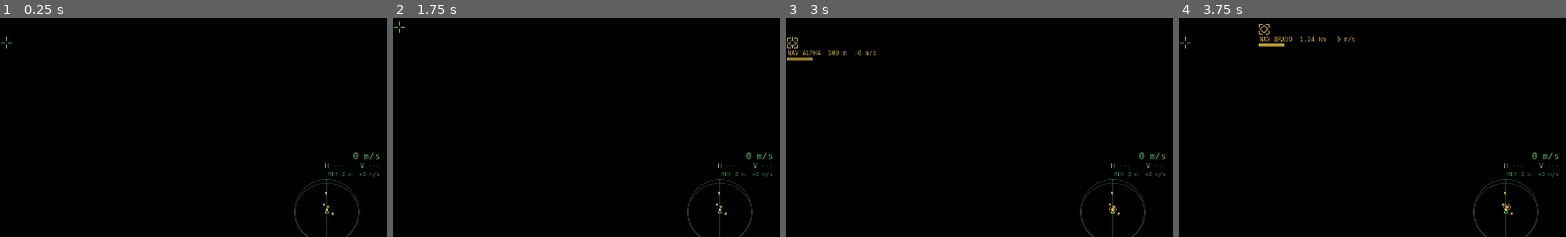
Above: before the commit, frames 1-4 (left to right).
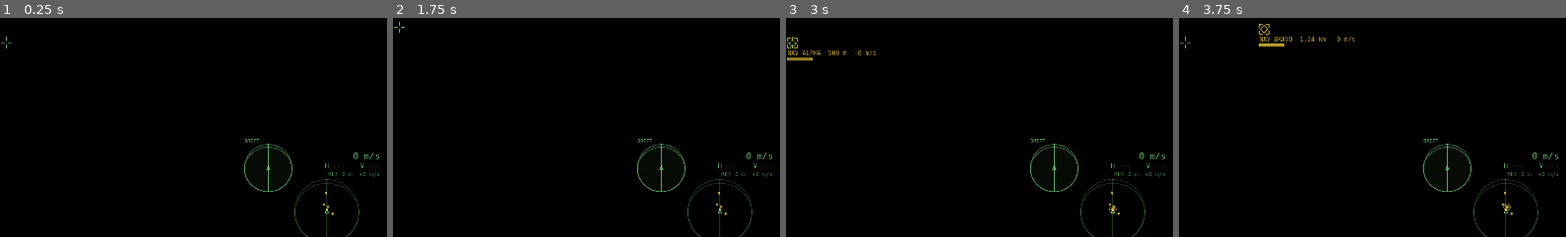
Above: after the commit, the same moments.

Repository: jrssae/space-combat-sim
Game: Godot game, scene res://src/game/main.tscn
The game is run twice, just before and just after one commit, with the same random seed, the same clock (stepped at 60 frames per second) and the same inputs.
Inputs (mouse positions are % of the whole screen's width and height, from its top left):
- Up to frame 1 (0.25 s): no input
- Up to frame 2 (1.75 s): tap Enter at 0.5 s; move the mouse to (56, 49) at 0.52 s; hold K (pitch_up) from 0.53 s (still down); tap Shift (autotrack) at 0.6 s; click (56, 49) at 0.67 s; tap Backspace (reset_ship) at 1.25 s; move the mouse to (46, 50) at 1.27 s; tap Middle mouse button (camera_look) at 1.35 s
- Up to frame 3 (3 s): keep holding K (pitch_up); tap Backspace (reset_ship) at 2, 2.75 s; move the mouse to (53, 48) at 2.02 s; tap Space (fire) at 2.1 s; move the mouse to (50, 51) at 2.77 s; tap P (target_ahead) at 2.85 s; click (50, 51) at 2.92 s
- Up to frame 4 (3.75 s): keep holding K (pitch_up); tap Backspace (reset_ship) at 3.5 s; move the mouse to (58, 51) at 3.52 s; tap U (target_next) at 3.6 s
The pictures show only the part of the screen within x 50-100%, y 41-91%; the shares and areas given below are measured in that part.

The runs differ from the first frame. In frame 1, 0.4% of the frame differs, in the area x 63-76%, y 55-80%; in frame 2, 0.4%; in frame 3, 0.4%; in frame 4, 0.4%.

Commit message:
M2.1-T08: always-visible drift sphere replaces the in-world velocity marker
Co-Authored-By: Claude Sonnet 5.5 <noreply@anthropic.com>

Diff:
--- a/src/autoload/settings_schema.gd
+++ b/src/autoload/settings_schema.gd
@@ -49,6 +49,8 @@
 		"doc": "How opaque the HUD is in the chase view (the cockpit view always draws it fully)"},
 	&"cockpit_light_energy": {"type": TYPE_FLOAT, "default": 1.6, "min": 0.0, "max": 8.0,
 		"doc": "Brightness of the cabin lamp that lights the cockpit frame in the first-person view (applies on the next spawn)"},
+	&"hud_velocity_marker": {"type": TYPE_BOOL, "default": false,
+		"doc": "Also draw the prograde / retrograde marker in the world (it is only on screen when you fly near your nose); the drift sphere is always drawn"},
 	&"show_fps": {"type": TYPE_BOOL, "default": false,
 		"doc": "Show the console FPS counter"},
 	&"console_enabled": {"type": TYPE_BOOL, "default": true,
--- a/src/game/main.gd
+++ b/src/game/main.gd
@@ -234,6 +234,7 @@
 	input.own_position = ship.global_position
 	input.own_basis = ship.global_basis
 	input.own_velocity = ship.linear_velocity
+	input.show_velocity_marker = bool(Settings.get_value(&"hud_velocity_marker"))
 	input.has_reference = true
 	input.reference_position = world.universe_to_local(_spawn_position)  # the launch point, for now
 	input.tracking = ship.get_flight_output().tracking
--- a/src/hud/hud.gd
+++ b/src/hud/hud.gd
@@ -4,7 +4,7 @@
 ## every frame. Layer 40, below the debug overlay (50). This node only draws: `Main` sets `input_provider`, a Callable
 ## returning this frame's `HudInput`; `settings.show_hud` shows or hides it. Console provider `hud`.
 ##
-## Elements: boresight cross, prograde circle with wings or retrograde circle with a cross, target box (corner brackets) with
+## Elements: boresight cross, (optionally, `settings.hud_velocity_marker`) a prograde circle with wings or retrograde circle with a cross, the drift sphere by the speed readout, target box (corner brackets) with
 ## name, range, closing speed and a hull bar, an edge arrow for an off-screen target, the lead diamond, a status line top
 ## centre; bottom edge: speed (centre) with the direction of travel against the nose (horizontal then vertical degrees) and the
 ## range and closing speed to the reference point, hull bar (left) with the ship's damage silhouette above it, a fuel bar
@@ -94,6 +94,7 @@
 		_draw_grid(f, s, w)
 		_draw_gauges(f, s, w)
 		_draw_radar(f, s, w)
+		_draw_drift_sphere(f, s, w)
 		_draw_silhouette(f.own_layout, f.own_zones, f.own_silhouette_rect, "YOU", w)
 		_draw_silhouette(f.target_layout, f.target_zones, f.target_silhouette_rect, f.target_name, w)
 		if f.tracking:
@@ -227,6 +228,38 @@
 		_bar(f.charge_rect, f.charge_fraction, LINE_COLOR, w)
 		_text("CHARGE  %s" % f.fire_mode.to_upper(), f.charge_rect.position + Vector2(0.0, -6.0 * s), 14.0 * s, LINE_COLOR)
 
+	# --- drift sphere -------------------------------------------------------------------------------------------------
+
+	# A small sphere in the ship's frame (nose up the screen, as the radar's) with your ship at the centre and an arrow along the
+	# direction you are travelling: along the nose when you fly straight, off to the side when you drift, pointing at you (a short
+	# stalk to the equator tells above from below) when you back up. Always drawn; a dot at the centre while you are at rest.
+	func _draw_drift_sphere(f: HudFrame, s: float, w: float) -> void:
+		var c: Vector2 = f.drift_centre
+		var r: float = f.drift_radius_px
+		if r <= 0.0:
+			return
+		var dim := Color(LINE_COLOR.r, LINE_COLOR.g, LINE_COLOR.b, 0.55)
+		draw_circle(c, r, Color(LINE_COLOR.r, LINE_COLOR.g, LINE_COLOR.b, 0.06))
+		draw_arc(c, r, 0.0, TAU, 40, dim, w)
+		_ring(c, r, dim, w * 0.9, 0)
+		_ring(c, r, dim, w * 0.9, 1)
+		draw_polyline(PackedVector2Array([c + Vector2(0.0, -6.0 * s), c + Vector2(4.0 * s, 5.0 * s), c + Vector2(-4.0 * s, 5.0 * s), c + Vector2(0.0, -6.0 * s)]), LINE_COLOR, w * 0.75)
+		_text("DRIFT", c + Vector2(-r, -r - 4.0 * s), 12.0 * s, LINE_COLOR)
+		if f.drift_dir == Vector3.ZERO:
+			return
+		var tip_point: Vector3 = f.drift_dir * 0.92
+		var tip: Vector2 = RadarModel.to_screen(tip_point, c, r)
+		var foot: Vector2 = RadarModel.to_screen(Vector3(tip_point.x, tip_point.y, 0.0), c, r)
+		draw_line(foot, tip, Color(LINE_COLOR.r, LINE_COLOR.g, LINE_COLOR.b, 0.45), w * 0.5)
+		draw_line(c, tip, LINE_COLOR, w * 2.0)
+		var along: Vector2 = (tip - c).normalized() if tip.distance_to(c) > 0.5 else Vector2.UP
+		var side := Vector2(-along.y, along.x)
+		var head: float = 10.0 * s
+		draw_colored_polygon(PackedVector2Array([tip, tip - along * head + side * head * 0.45, tip - along * head - side * head * 0.45]), LINE_COLOR)
+		# Where you have come from: a small open circle on the far side.
+		var back: Vector2 = RadarModel.to_screen(-tip_point * 0.8, c, r)
+		draw_arc(back, 3.0 * s, 0.0, TAU, 12, dim, w * 0.75)
+
 	# --- damage silhouettes -----------------------------------------------------------------------------------------
 
 	# The outline of a ship's main components in `rect`, each filled by how badly it is hurt (green untouched, then yellow,
--- a/src/hud/hud_frame.gd
+++ b/src/hud/hud_frame.gd
@@ -26,6 +26,11 @@
 var velocity_h_deg: float = 0.0
 var velocity_v_deg: float = 0.0
 var velocity_angles_valid: bool = false
+## The drift sphere (bottom right, by the speed readout): a ship-frame sphere with an arrow along the direction of travel, always
+## drawn. `drift_dir` is the unit direction in radar space (X right, Y forward, Z up; zero when the ship is not moving).
+var drift_centre: Vector2 = Vector2.ZERO
+var drift_radius_px: float = 0.0
+var drift_dir: Vector3 = Vector3.ZERO
 ## The reference point: distance to it, and the rate at which that distance closes (+ = approaching), m/s.
 var reference_valid: bool = false
 var reference_range_m: float = 0.0
--- a/src/hud/hud_input.gd
+++ b/src/hud/hud_input.gd
@@ -21,6 +21,8 @@
 var reference_position: Vector3 = Vector3.ZERO
 var reference_velocity: Vector3 = Vector3.ZERO
 var has_reference: bool = false
+## Draw the in-world prograde / retrograde marker (`settings.hud_velocity_marker`; the drift sphere is always drawn).
+var show_velocity_marker: bool = true
 ## Auto-track is holding the nose on the lead point.
 var tracking: bool = false
 var muzzle_position: Vector3 = Vector3.ZERO
--- a/src/hud/hud_layout.gd
+++ b/src/hud/hud_layout.gd
@@ -74,7 +74,7 @@
 	f.speed_mps = input.own_velocity.length()
 	f.tracking = input.tracking
 	_velocity_readout(input, f)
-	if f.speed_mps < MIN_SPEED_FOR_MARKER_MPS:
+	if f.speed_mps < MIN_SPEED_FOR_MARKER_MPS or not input.show_velocity_marker:
 		return
 	var heading: Vector3 = input.own_velocity / f.speed_mps
 	var prograde: Dictionary = project(input, input.own_position + heading * BORESIGHT_RANGE_M)
@@ -92,6 +92,7 @@
 # The speed with its direction against the nose, and the reference point's range and closing speed.
 static func _velocity_readout(input: HudInput, f: HudFrame) -> void:
 	if f.speed_mps >= MIN_SPEED_FOR_MARKER_MPS:
+		f.drift_dir = RadarModel.radar_direction(input.own_basis.transposed() * input.own_velocity)
 		var angles: Vector2 = velocity_angles_deg(input.own_basis, input.own_velocity)
 		f.velocity_h_deg = angles.x
 		f.velocity_v_deg = angles.y
@@ -245,4 +246,10 @@
 			f.target_silhouette_rect = Rect2(f.radar_centre + Vector2(f.radar_radius_px + 28.0 * f.scale, -outline.y * 0.5), outline)
 		else:
 			f.target_silhouette_rect = Rect2(f.radar_centre + Vector2(-f.radar_radius_px - 28.0 * f.scale - outline.x, -outline.y * 0.5), outline)
+	f.drift_radius_px = 58.0 * f.scale
+	# Beside the speed readout: to its left, on the same lines (the readout is right-aligned in the chase view, centred in the cockpit).
+	if input.cockpit:
+		f.drift_centre = f.speed_pos + Vector2(-120.0 * f.scale - f.drift_radius_px, -30.0 * f.scale)
+	else:
+		f.drift_centre = f.speed_pos + Vector2(-215.0 * f.scale - f.drift_radius_px, 0.0)
 	f.radar_dots = RadarModel.dots(input.contacts, input.selected_id, input.own_position, input.own_basis, input.faction)
--- a/src/ship/ship.gd
+++ b/src/ship/ship.gd
@@ -559,7 +559,9 @@
 	DebugConsole.registry.register_provider(&"ship", ConsoleVars.new({
 		&"position": {"get": func() -> Vector3: return position, "unit": "m", "doc": "World-local position"},
 		&"universe_position": {"get": _universe_position, "unit": "m", "doc": "Universe position (64-bit)"},
-		&"velocity": {"get": func() -> Vector3: return linear_velocity, "unit": "m/s", "doc": "World-frame velocity"},
+		&"velocity": {"get": func() -> Vector3: return linear_velocity,
+				"set": func(value: Variant) -> void: linear_velocity = value as Vector3,
+				"type": TYPE_VECTOR3, "unit": "m/s", "doc": "World-frame velocity (settable: a debug shove, the only console write to it)"},
 		&"speed": {"get": func() -> float: return linear_velocity.length(), "type": TYPE_FLOAT, "unit": "m/s",
 				"doc": "Speed relative to the World frame"},
 		&"body_velocity": {"get": body_velocity, "unit": "m/s",
--- a/tests/integration/test_ship_scene.gd
+++ b/tests/integration/test_ship_scene.gd
@@ -380,7 +380,8 @@
 	assert_eq(provider.keys(), SHIP_KEYS, "the §6.4 keys")
 	for key: StringName in SHIP_KEYS:
 		# `fuel_kg` (M2-T14) is writable so a tank can be emptied from the console; see test_reaction_mass.gd.
-		assert_eq(provider.is_writable(key), key == &"assist_on" or key == &"fuel_kg", "%s writable only if assist_on or fuel_kg" % key)
+		# `velocity` is a debug shove (captures, HUD checks); nothing in the game writes it through the console.
+		assert_eq(provider.is_writable(key), key == &"assist_on" or key == &"fuel_kg" or key == &"velocity", "%s writable only if assist_on, fuel_kg or velocity" % key)
 	assert_string_contains(registry.help(&"assist")[0], "assist [on|off]")
 
 	ship.assist_on = true
--- a/tests/unit/test_hud_layout.gd
+++ b/tests/unit/test_hud_layout.gd
@@ -459,3 +459,51 @@
 	var buoy := TargetReadout.new()
 	input.target = buoy
 	assert_eq(HudLayout.compute(input).target_layout, DamageZones.Layout.NONE, "a buoy has no zones")
+
+
+# --- Drift sphere and the optional world marker ----------------------------------------------------------------------
+
+
+func test_the_drift_sphere_points_along_the_travel_direction_in_the_ship_frame() -> void:
+	var input: HudInput = _hud_input()
+	input.own_velocity = Vector3(0.0, 0.0, -300.0)
+	assert_almost_eq(HudLayout.compute(input).drift_dir.y, 1.0, 1e-6, "straight ahead: up the sphere (radar Y = forward)")
+	input.own_velocity = Vector3(300.0, 0.0, 0.0)
+	var right: Vector3 = HudLayout.compute(input).drift_dir
+	assert_almost_eq(right.x, 1.0, 1e-6, "drifting right: to the right")
+	input.own_velocity = Vector3(0.0, 0.0, 300.0)
+	assert_almost_eq(HudLayout.compute(input).drift_dir.y, -1.0, 1e-6, "backing up: down the sphere, toward the pilot")
+	input.own_velocity = Vector3(0.0, 300.0, 0.0)
+	assert_almost_eq(HudLayout.compute(input).drift_dir.z, 1.0, 1e-6, "drifting up: out of the screen")
+
+
+func test_the_drift_sphere_follows_the_ships_orientation_not_the_world() -> void:
+	var input: HudInput = _hud_input()
+	input.own_velocity = Vector3(0.0, 0.0, -300.0)
+	input.own_basis = Basis(Vector3.UP, deg_to_rad(90.0))  # the nose now points to -X: the ship is flying sideways, to its right
+	var d: Vector3 = HudLayout.compute(input).drift_dir
+	assert_almost_eq(d.x, 1.0, 1e-6)
+
+
+func test_at_rest_the_sphere_is_drawn_without_an_arrow_and_always_has_a_place() -> void:
+	var input: HudInput = _hud_input()
+	input.own_velocity = Vector3.ZERO
+	var f: HudFrame = HudLayout.compute(input)
+	assert_eq(f.drift_dir, Vector3.ZERO)
+	assert_gt(f.drift_radius_px, 0.0)
+	for cockpit: bool in [true, false]:
+		input.cockpit = cockpit
+		var g: HudFrame = HudLayout.compute(input)
+		assert_true(Rect2(Vector2.ZERO, VIEW).encloses(Rect2(g.drift_centre - Vector2.ONE * g.drift_radius_px, Vector2.ONE * 2.0 * g.drift_radius_px)),
+				"the sphere is on screen (cockpit %s)" % cockpit)
+		assert_lt(g.drift_centre.distance_to(g.radar_centre), 1000.0)
+		assert_gt(g.drift_centre.distance_to(g.radar_centre), g.radar_radius_px + g.drift_radius_px, "and clear of the radar (cockpit %s)" % cockpit)
+
+
+func test_the_world_marker_can_be_switched_off() -> void:
+	var input: HudInput = _hud_input()
+	input.own_velocity = Vector3(0.0, 0.0, -300.0)
+	assert_true(HudLayout.compute(input).velocity_visible)
+	input.show_velocity_marker = false
+	assert_false(HudLayout.compute(input).velocity_visible)
+	assert_gt(HudLayout.compute(input).drift_dir.length(), 0.5, "the sphere is unaffected")
Not shown, removed: docs/milestones/.~lock.m2-combat-sandbox.md#
Not shown, changed: docs/playtest.md
